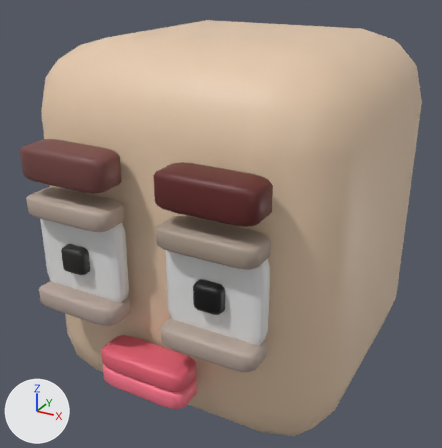
The glTF model RobotMesh.glb as it was, and as the next commit left it.
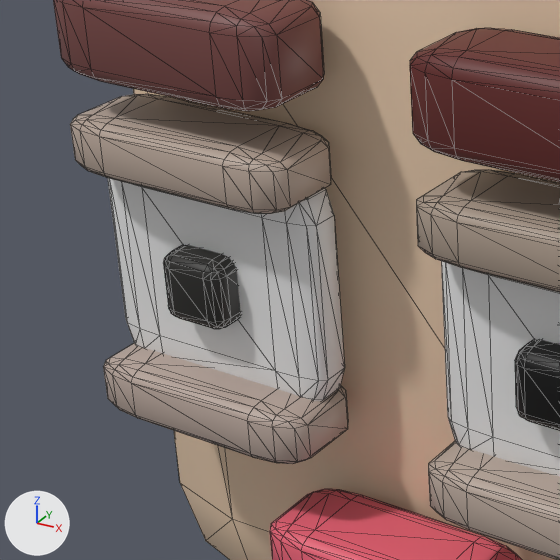
Each version appears first whole from a 50 mm camera at (0.614, -1.21, 0.551) aimed at (-0.016, -0.063, -0.022), and next in a close-up on the part from 0% to 48% of the width and 34% to 81% of the height. Lighting does not change. The marker at lower left points along +X, +Y and +Z. The last two pictures show the newer version. The close-ups show mesh edges as thin lines. Vertices at exactly the same position are counted once.

The first close-up shows 'RobotMesh'.
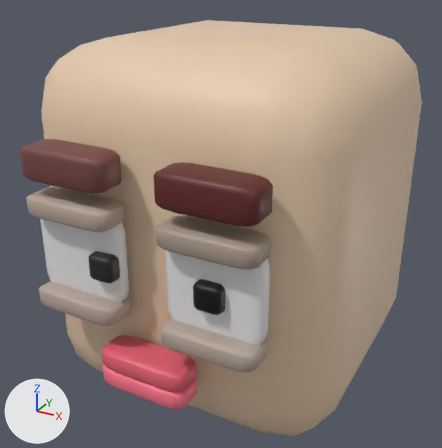
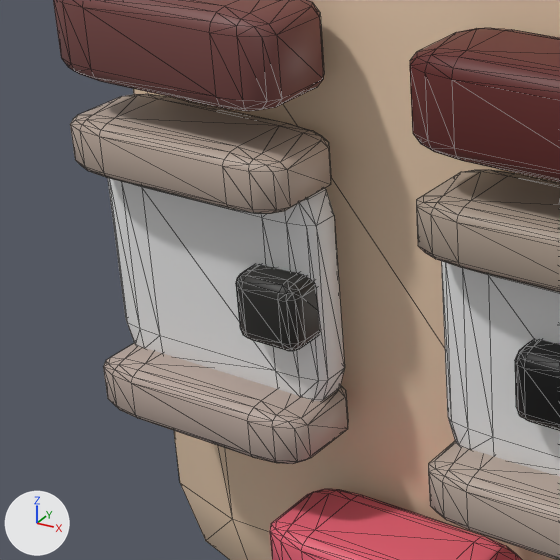
The newer file adds a shape key; the second version is drawn at full value of the shape key 'eyeLookInRight' of 'RobotMesh', and the change is written as the vertex moves it makes.

Diff of the bpy script that builds the scene:
```diff
--- a/RobotMesh.glb.py
+++ b/RobotMesh.glb.py
@@ me_cube @@
 me_cube.from_pydata(...)  # 1248 vertices, 2444 faces; spans x -0.35..0.35, y -0.436..0.35, z -0.4..0.4
 # used by ob_robotmesh; location = (0.0, 0.0, 0.0)
+# me_cube part 1: the loose piece of 96 vertices spanning x -0.178..-0.122, y -0.424..-0.37, z -0.021..0.033 is moved by (0.068, 0.0, 0.0)
 me_cube.materials.append(mat_material_003)
```

Changed parts and their boxes (x1, y1, x2, y2) in the close-ups (560 x 560 px; the box of a moved part takes in the faces that stretch with it):
part 1 of me_cube, moved or reshaped: before (163, 245, 241, 329); after (236, 265, 320, 351)
